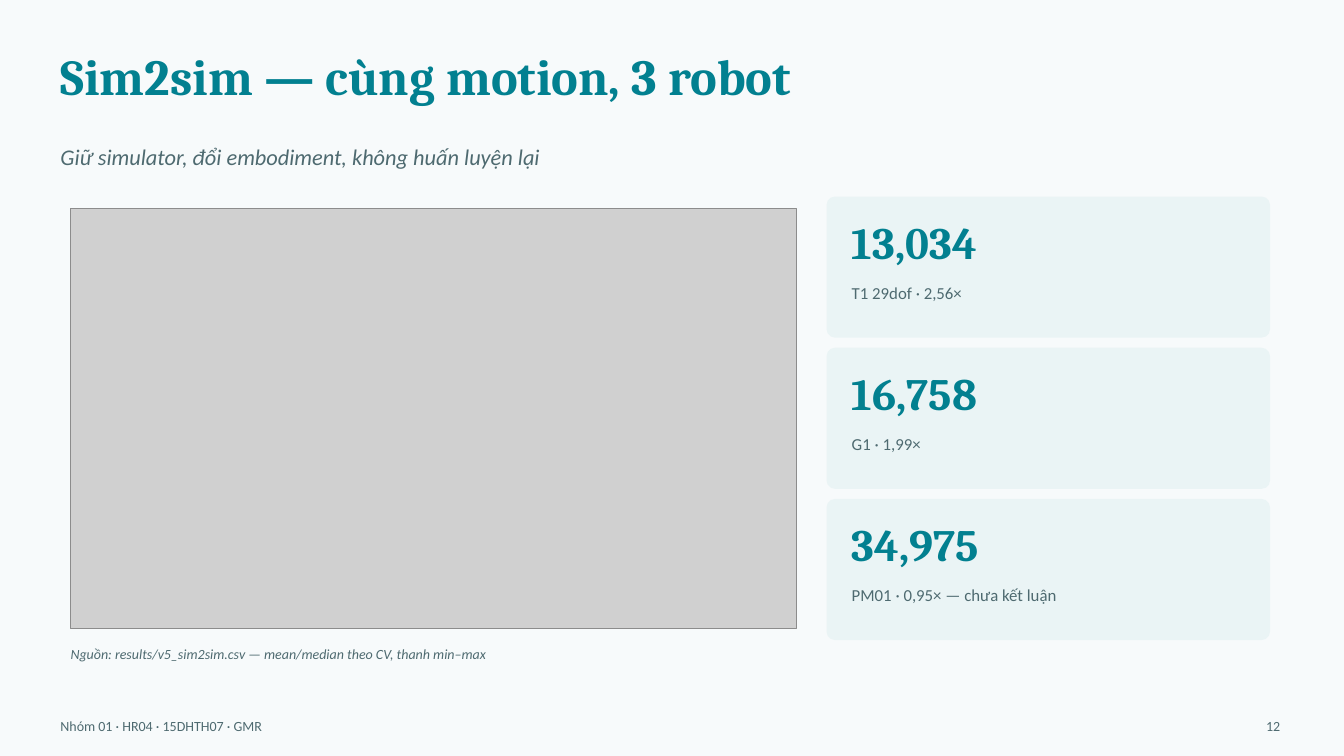
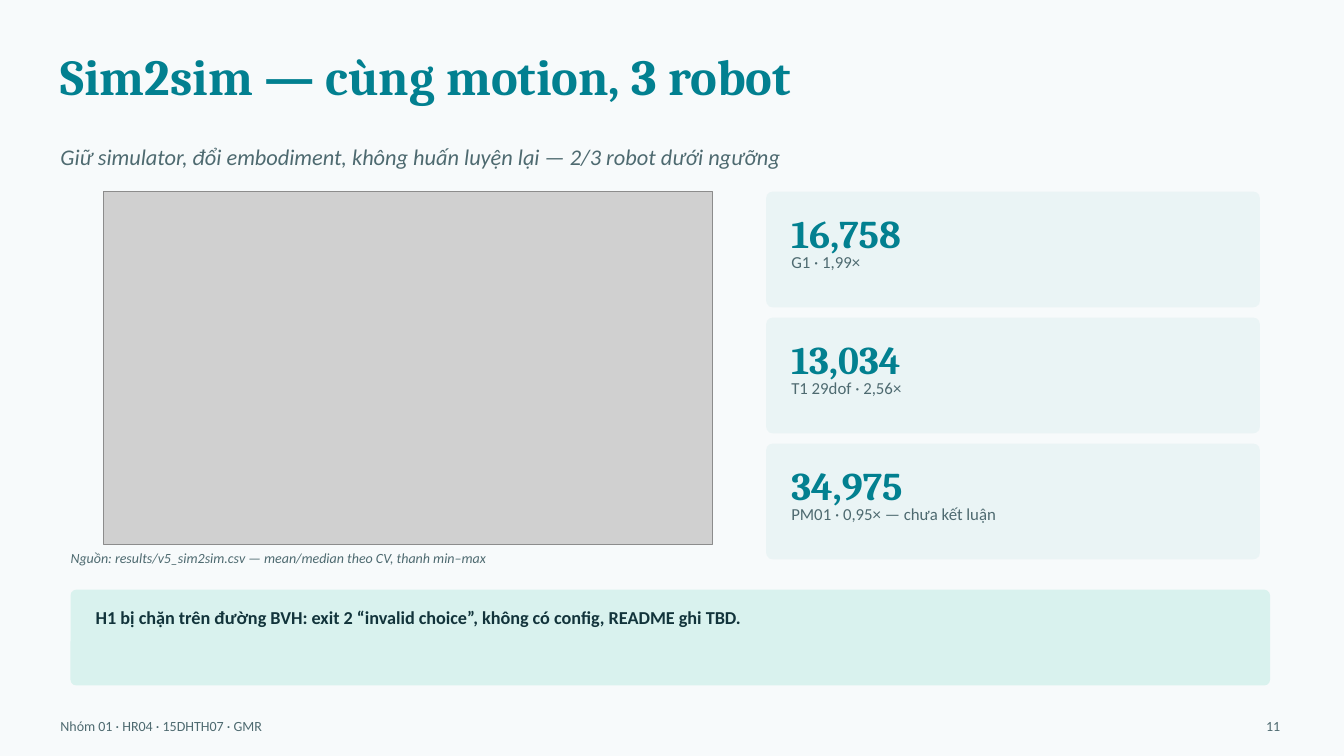
Before and after one commit to mtzwyu/GMR-Humanoid-Retargeting-Benchmark, a slide deck: slide 11 of report/slides.pptx (slide 12 before the commit). Drawn at 1344x756 pixels with LibreOffice and Linux fonts; fonts in the diff are those of the drawing; grey boxes stand for pictures. Boxes give left, top, right and bottom in pixels: in the first picture for what was removed or moved away, otherwise in the second. Text is boxed around its words. In the diff, an @@ line names an element or a change of style, - is before the commit and + after.

```diff
--- a/report/slides.pptx
+++ b/report/slides.pptx
@@ text at box(60, 147, 780, 169): text changed @@
-Giữ simulator, đổi embodiment, không huấn luyện lại
+Giữ simulator, đổi embodiment, không huấn luyện lại — 2/3 robot dưới ngưỡng
@@ picture: place and size @@
-picture at box(71, 209, 797, 629)
+picture at box(104, 192, 714, 544)
@@ rounded rectangle: place and size @@
-rounded rectangle at box(827, 197, 1270, 338)
+rounded rectangle at box(766, 192, 1260, 308)
@@ size 32 to 28 pt in 3 elements at box(791, 473, 902, 510), box(791, 347, 900, 384), box(791, 221, 901, 258) @@
@@ text "16,758": place and size @@
-text "16,758" at box(852, 379, 977, 416)
+text "16,758" at box(791, 221, 901, 258)
@@ text "G1 · 1,99×": place and size @@
-text "G1 · 1,99×" at box(852, 439, 921, 452)
+text "G1 · 1,99×" at box(791, 257, 860, 270)
@@ rounded rectangle: place and size @@
-rounded rectangle at box(827, 348, 1270, 489)
+rounded rectangle at box(766, 318, 1260, 434)
@@ text "13,034": place and size @@
-text "13,034" at box(852, 228, 977, 265)
+text "13,034" at box(791, 347, 900, 384)
@@ text "T1 29dof · 2,56×": place and size @@
-text "T1 29dof · 2,56×" at box(852, 287, 962, 301)
+text "T1 29dof · 2,56×" at box(791, 382, 901, 396)
@@ rounded rectangle: place and size @@
-rounded rectangle at box(827, 499, 1270, 640)
+rounded rectangle at box(766, 444, 1260, 560)
@@ text "34,975": place and size @@
-text "34,975" at box(852, 530, 979, 567)
+text "34,975" at box(791, 473, 902, 510)
@@ text "PM01 · 0,95× — chưa ...": place and size @@
-text "PM01 · 0,95× — chưa ..." at box(852, 588, 1056, 604)
+text "PM01 · 0,95× — chưa ..." at box(791, 507, 995, 523)
@@ text "Nguồn: results/v5_sim2sim.csv — mean/median theo ...": place and size @@
-text "Nguồn: results/v5_sim2sim.csv — mean/median theo ..." at box(71, 648, 486, 662)
+text "Nguồn: results/v5_sim2sim.csv — mean/median theo ..." at box(71, 552, 486, 566)
@@ rounded rectangle added at box(71, 590, 1270, 686), fill #D9F2EE @@
@@ text added at box(96, 610, 741, 627), 13 pt, text #12343B, bold @@
+H1 bị chặn trên đường BVH: exit 2 “invalid choice”, không có config, README ghi TBD.
@@ text at box(1266, 722, 1280, 731): text changed @@
-12
+11
```
Also in this commit, not shown: 8 other slides changed, 6 slides added, 6 slides removed, 6 other files.
